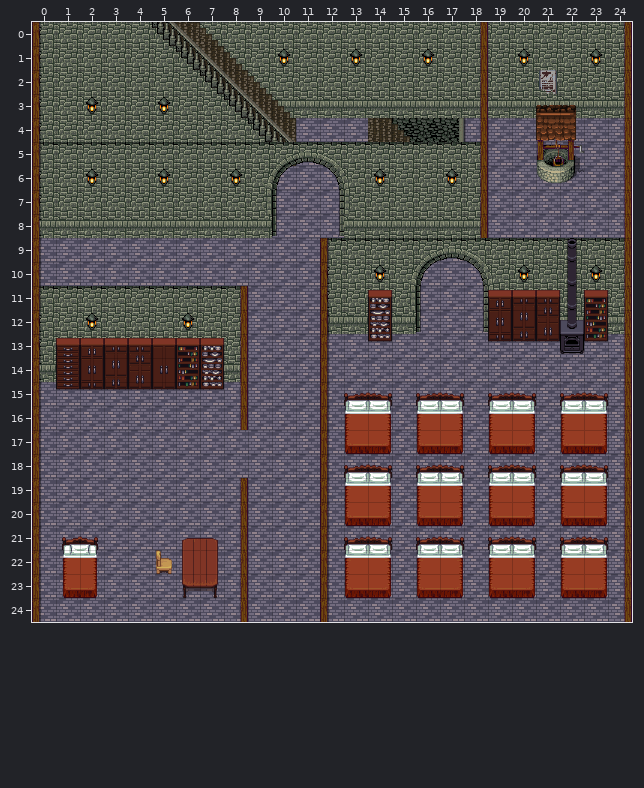
Two states of a Tiled map, OutOfGameAssets/TiledFiles/Temple of Azyre int2.tmx. Above is the file before it was changed.
Cells are 32x32 px. Shown: x 0..24, y 0..24.
After:
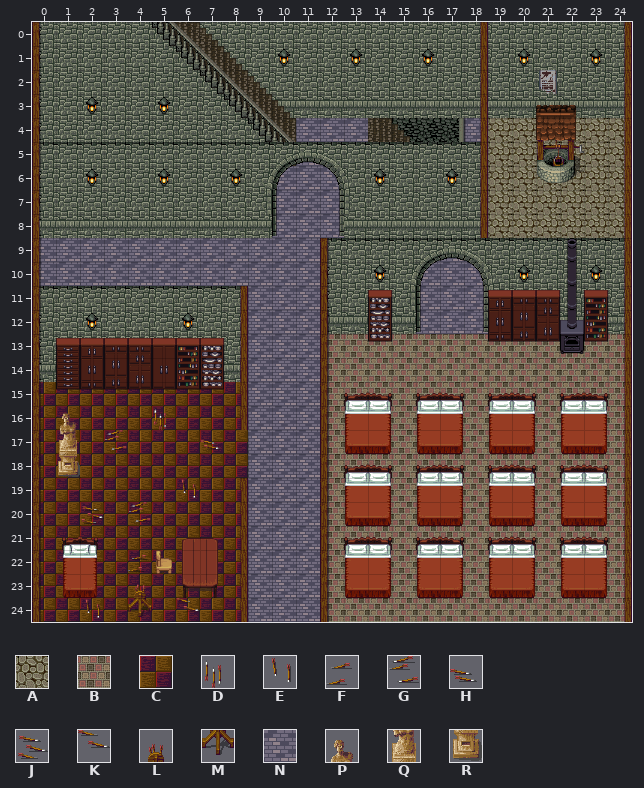
Key: from "Inq XP MT- Medieval Town1": A 4, B 5, C 15, D 35, E 50, F 59, G 68, H 74, J 75, K 76, L 92, M 100; from "base_out_atlas": N 484; from "magecity_0": P 98, Q 106, R 114.
_ is an empty cell.
Tiles of an added or newly shown layer are drawn over the layers below it.
From old to new:
{"where": "layer \"Ground\""}
{"y":4,"x":19,"old":"NNNNNN","new":"AAAAAA"}
{"y":5,"x":19,"old":"NNNNNN","new":"AAAAAA"}
{"y":6,"x":19,"old":"NNNNNN","new":"AAAAAA"}
{"y":7,"x":19,"old":"NNNNNN","new":"AAAAAA"}
{"y":8,"x":19,"old":"NNNNNN","new":"AAAAAA"}
{"y":13,"x":12,"old":"NNNNNNNNNNNNN","new":"BBBBBBBBBBBBB"}
{"y":14,"x":12,"old":"NNNNNNNNNNNNN","new":"BBBBBBBBBBBBB"}
{"y":15,"x":0,"old":"NNNNNNNNN","new":"CCCCCCCCC"}
{"y":15,"x":12,"old":"NNNNNNNNNNNNN","new":"BBBBBBBBBBBBB"}
{"y":16,"x":0,"old":"NNNNNNNNN","new":"CCCCCCCCC"}
{"y":16,"x":12,"old":"NNNNNNNNNNNNN","new":"BBBBBBBBBBBBB"}
{"y":17,"x":0,"old":"NNNNNNNNN","new":"CCCCCCCCC"}
{"y":17,"x":12,"old":"NNNNNNNNNNNNN","new":"BBBBBBBBBBBBB"}
{"y":18,"x":0,"old":"NNNNNNNNN","new":"CCCCCCCCC"}
{"y":18,"x":12,"old":"NNNNNNNNNNNNN","new":"BBBBBBBBBBBBB"}
{"y":19,"x":0,"old":"NNNNNNNNN","new":"CCCCCCCCC"}
{"y":19,"x":12,"old":"NNNNNNNNNNNNN","new":"BBBBBBBBBBBBB"}
{"y":20,"x":0,"old":"NNNNNNNNN","new":"CCCCCCCCC"}
{"y":20,"x":12,"old":"NNNNNNNNNNNNN","new":"BBBBBBBBBBBBB"}
{"y":21,"x":0,"old":"NNNNNNNNN","new":"CCCCCCCCC"}
{"y":21,"x":12,"old":"NNNNNNNNNNNNN","new":"BBBBBBBBBBBBB"}
{"y":22,"x":0,"old":"NNNNNNNNN","new":"CCCCCCCCC"}
{"y":22,"x":12,"old":"NNNNNNNNNNNNN","new":"BBBBBBBBBBBBB"}
{"y":23,"x":0,"old":"NNNNNNNNN","new":"CCCCCCCCC"}
{"y":23,"x":12,"old":"NNNNNNNNNNNNN","new":"BBBBBBBBBBBBB"}
{"y":24,"x":0,"old":"NNNNNNNNN","new":"CCCCCCCCC"}
{"y":24,"x":12,"old":"NNNNNNNNNNNNN","new":"BBBBBBBBBBBBB"}
{"where": "layer \"Arrows\" (added)"}
{"y":16,"x":5,"old":"_","new":"D"}
{"y":17,"x":3,"old":"_","new":"G"}
{"y":17,"x":7,"old":"_","new":"H"}
{"y":19,"x":6,"old":"_","new":"E"}
{"y":20,"x":2,"old":"_","new":"J"}
{"y":20,"x":4,"old":"_","new":"G"}
{"y":22,"x":4,"old":"_","new":"F"}
{"y":23,"x":4,"old":"_","new":"L"}
{"y":24,"x":2,"old":"_","new":"E"}
{"y":24,"x":4,"old":"_","new":"M"}
{"y":24,"x":6,"old":"_","new":"K"}
{"where": "layer \"Collision\""}
{"y":18,"x":1,"old":"_","new":"R"}
{"where": "layer \"Above\""}
{"y":16,"x":1,"old":"_","new":"P"}
{"y":17,"x":1,"old":"_","new":"Q"}
{"label":"changed","picture_box":[488,118,625,238]}
{"label":"changed","picture_box":[327,334,625,622]}
{"label":"changed","picture_box":[39,382,248,622]}
